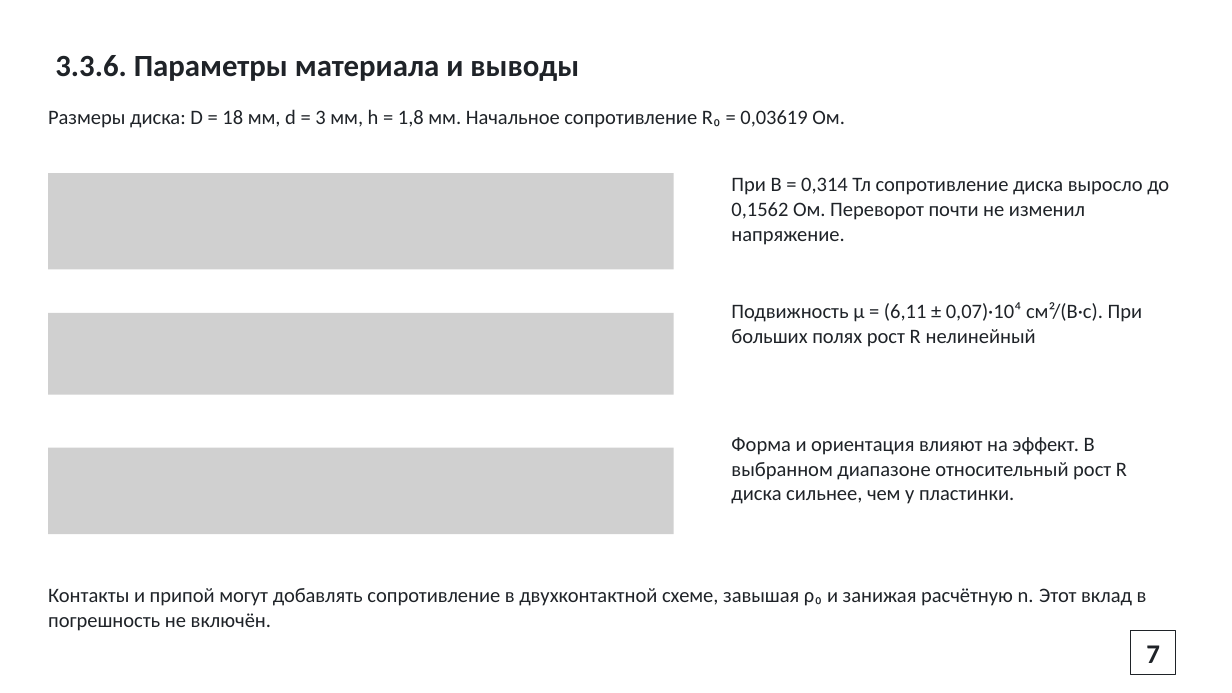
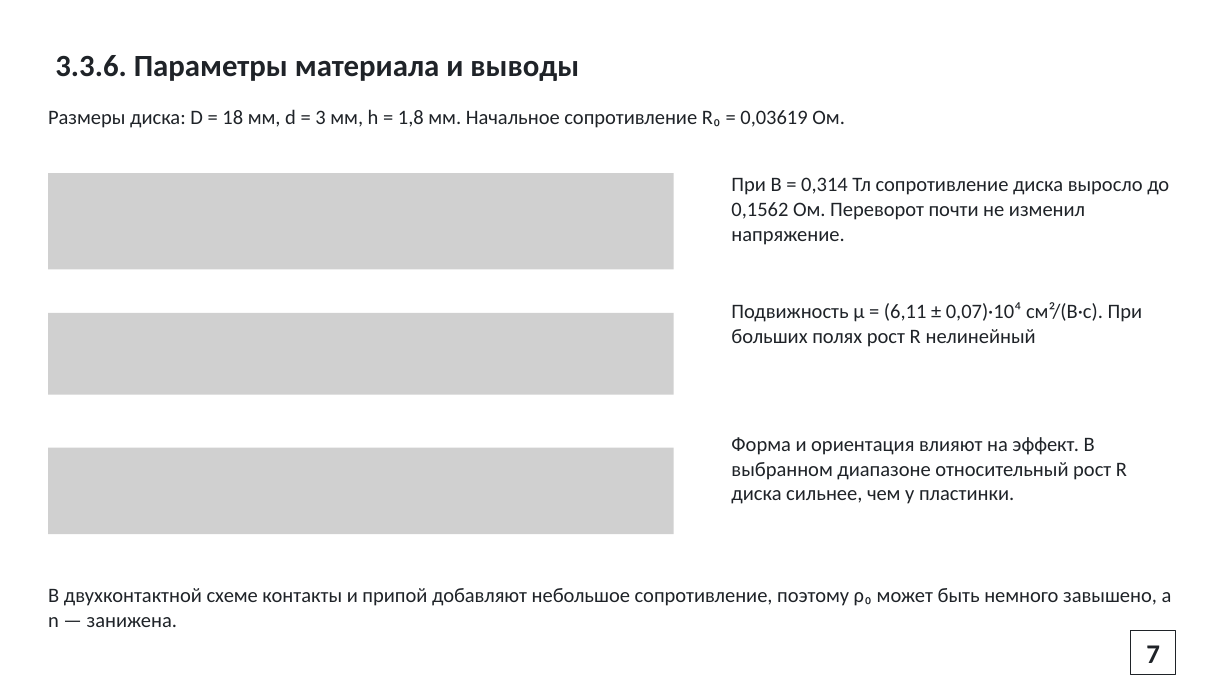
Before and after one commit to Kredos9107/zxc, a slide deck: slide 7 of labs/2 курс/3.3.5/3.3.6 + 3.3.5 Магнетосопротивление и эффект Холла.pptx. Drawn at 1232x693 pixels with LibreOffice and Linux fonts; fonts in the diff are those of the drawing; grey boxes stand for pictures. Boxes give left, top, right and bottom in pixels: in the first picture for what was removed or moved away, otherwise in the second. Text is boxed around its words. In the diff, an @@ line names an element or a change of style, - is before the commit and + after.

```diff
--- a/labs/2 курс/3.3.5/3.3.6 + 3.3.5 Магнетосопротивление и эффект Холла.pptx
+++ b/labs/2 курс/3.3.5/3.3.6 + 3.3.5 Магнетосопротивление и эффект Холла.pptx
@@ text at bbox=[48, 588, 1172, 627]: text changed @@
-Контакты и припой могут добавлять сопротивление в двухконтактной схеме, завышая ρ₀ и занижая расчётную n. Этот вклад в погрешность не включён.
+В двухконтактной схеме контакты и припой добавляют небольшое сопротивление, поэтому ρ₀ может быть немного завышено, а n — занижена.
```
Also in this commit, not shown: 3 other slides changed.
